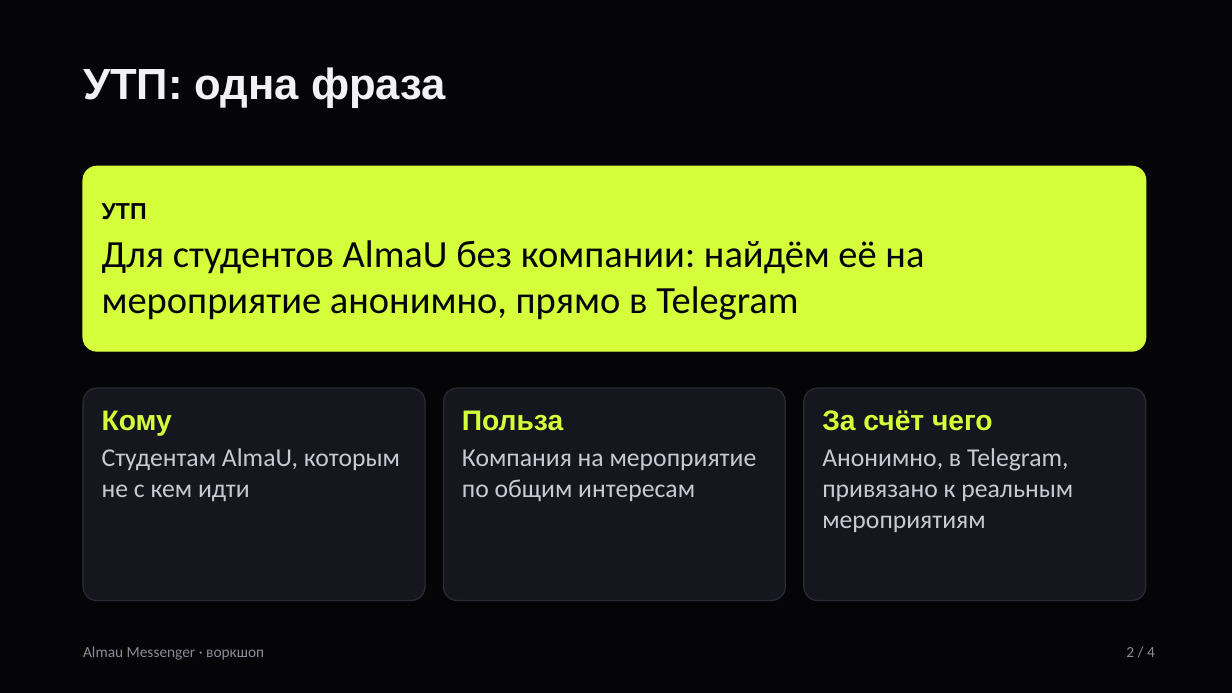
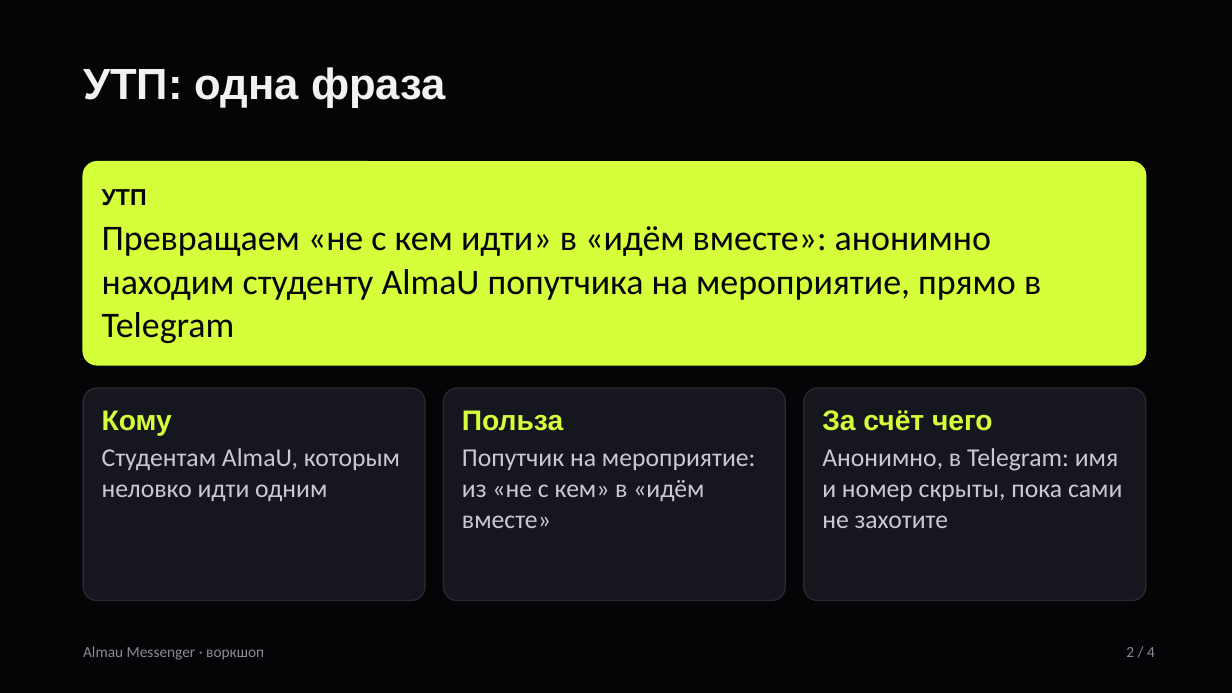
Before and after one commit to taekeanoshi/Almau_messanger, a slide deck: slide 2 of docs/Workshop_Almau_Messenger.pptx. Drawn at 1232x693 pixels with LibreOffice and Linux fonts; fonts in the diff are those of the drawing. Boxes give left, top, right and bottom in pixels: in the first picture for what was removed or moved away, otherwise in the second. Text is boxed around its words. In the diff, an @@ line names an element or a change of style, - is before the commit and + after.

```diff
--- a/docs/Workshop_Almau_Messenger.pptx
+++ b/docs/Workshop_Almau_Messenger.pptx
@@ rounded rectangle: place and size @@
-rounded rectangle at box(83, 166, 1146, 351)
+rounded rectangle at box(83, 162, 1146, 365)
@@ rounded rectangle at box(83, 162, 1146, 365): proportions changed @@
@@ text at box(102, 226, 1041, 343): text changed; size 30 to 28 pt @@
-Для студентов AlmaU без компании: найдём её на мероприятие анонимно, прямо в Telegram
+Превращаем «не с кем идти» в «идём вместе»: анонимно находим студенту AlmaU попутчика на мероприятие, прямо в Telegram
@@ text at box(102, 448, 400, 501): text changed @@
-Студентам AlmaU, которым не с кем идти
+Студентам AlmaU, которым неловко идти одним
@@ text at box(462, 449, 756, 528): text changed @@
-Компания на мероприятие по общим интересам
+Попутчик на мероприятие: из «не с кем» в «идём вместе»
@@ text at box(822, 448, 1122, 528): text changed @@
-Анонимно, в Telegram, привязано к реальным мероприятиям
+Анонимно, в Telegram: имя и номер скрыты, пока сами не захотите
```
Also in this commit, not shown: 3 other slides changed, 3 other files.
